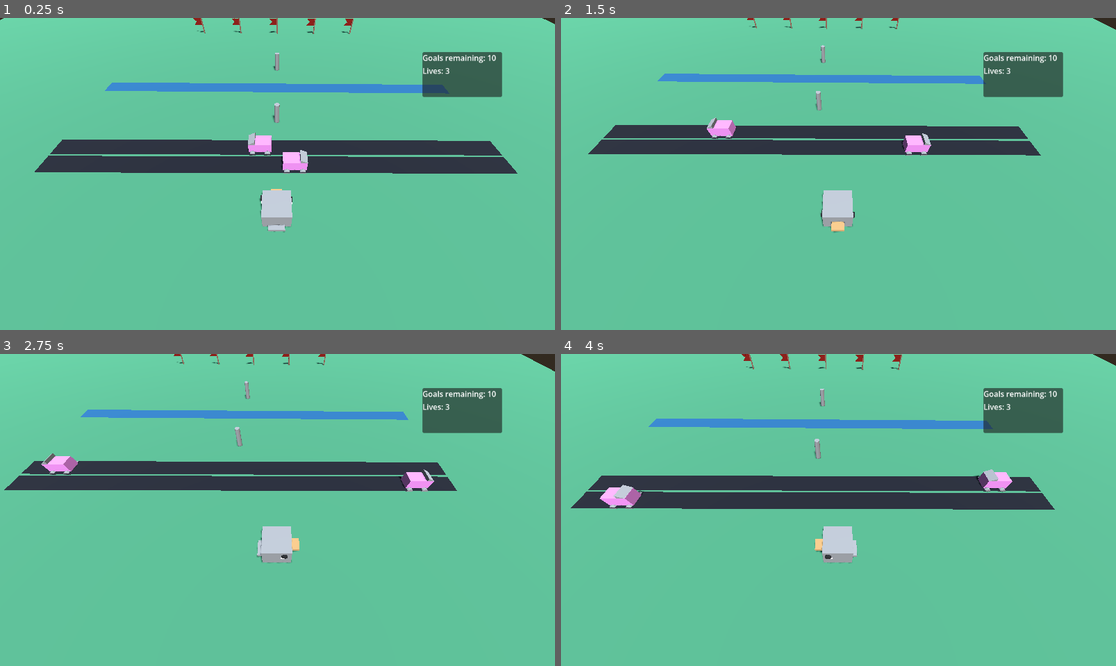
Above: before the commit, frames 1-4 (two rows, left to right).
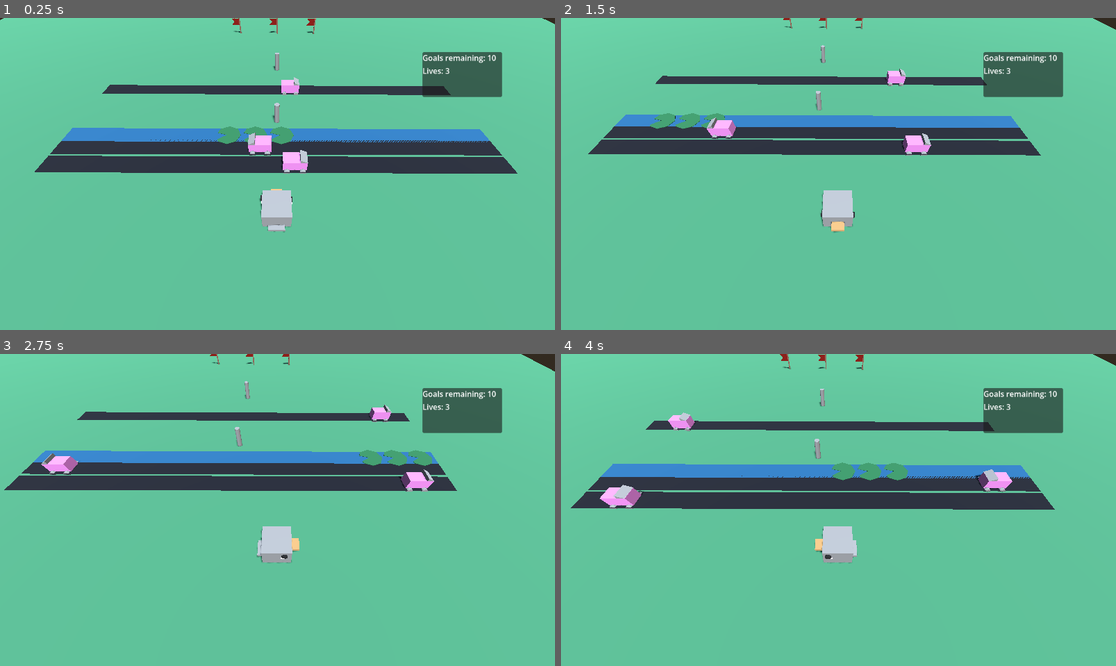
Above: after the commit, the same moments.

Repository: chloedixon11/danger-dodger
Game: Godot game, scene res://Main/Main.tscn
Same seed, same stepped clock (60 frames per second), same inputs: the game is played once before the commit and once after it.
Inputs:
- Up to frame 1 (0.25 s): no input
- Up to frame 2 (1.5 s): hold D (move_right) 0.53-1.28 s; hold S (move_down) from 1.28 s (still down)
- Up to frame 3 (2.75 s): release S (move_down) at 2.03 s; hold D (move_right) from 2.03 s (still down)
- Up to frame 4 (4 s): release D (move_right) at 2.78 s; hold W (move_up) 2.78-3.53 s; hold A (move_left) from 3.53 s (still down)

The runs differ from the first frame. In frame 1, 5.3% of the frame differs, in the area x 11-89%, y 0-41%; in frame 2, 4.6%; in frame 3, 4.6%; in frame 4, 5.3%, in the area x 7-85%, y 0-41%.

Commit message:
funny bug

Diff:
--- a/Code/Duck/Duck.gd
+++ b/Code/Duck/Duck.gd
@@ -9,6 +9,8 @@
 
 var level: Level
 
+#var is_riding: bool = false
+var riding: Vessel = null
 var leap_distance: float = 1.0
 var weight: float = 1.0
 var weight_speed: float = 5.0
@@ -72,6 +74,9 @@
 	else:
 		position = lerp(current_spot, next_spot, weight)
 
+	if riding != null:
+		position += riding.position
+
 
 func update_lives(delta_lives: int):
 	lives += delta_lives
@@ -99,6 +104,12 @@
 		print(lives)
 
 	if other_area is Waterway:
-		update_lives(-1)
-		respawn()
-		print("Drowned!")
+		if riding == null:
+			update_lives(-1)
+			respawn()
+			print("Drowned!")
+
+	if other_area is Vessel:
+		print("Taking a ride")
+		if riding == null:
+			riding = other_area
--- a/Code/Duck/Duck.tscn
+++ b/Code/Duck/Duck.tscn
@@ -35,6 +35,7 @@
 [node name="Duck" type="Area3D" unique_id=1158991918]
 transform = Transform3D(-0.9999951, 0, -0.00313535, 0, 1, 0, 0.00313535, 0, -0.9999951, 0, 0, 0)
 script = ExtResource("1_lm42s")
+lives = null
 
 [node name="Collider" type="CollisionShape3D" parent="." unique_id=431627853]
 transform = Transform3D(1, 0, 0, 0, 1, 0, 0, 0, 1, 0, 0.42274475, 0)
--- a/Code/Lane/Lane.gd
+++ b/Code/Lane/Lane.gd
@@ -1,11 +1,4 @@
-extends Node3D
+extends Area3D
 class_name Lane
 
-# Called when the node enters the scene tree for the first time.
-func _ready() -> void:
-	pass # Replace with function body.
-
-
-# Called every frame. 'delta' is the elapsed time since the previous frame.
-func _process(delta: float) -> void:
-	pass
+var speed_limit: float = 4.4
--- /dev/null
+++ b/Code/Lane/Road/Road.gd
@@ -0,0 +1,12 @@
+extends Lane
+class_name Road
+
+
+# Called when the node enters the scene tree for the first time.
+func _ready() -> void:
+	pass # Replace with function body.
+
+
+# Called every frame. 'delta' is the elapsed time since the previous frame.
+func _process(delta: float) -> void:
+	pass
--- a/Code/Lane/Lane.tscn
+++ b/Code/Lane/Road/Road.tscn
@@ -1,6 +1,6 @@
 [gd_scene format=3 uid="uid://berl535au27hs"]
 
-[ext_resource type="Script" uid="uid://bj8g6bnqfxidb" path="res://Lane/Lane.gd" id="1_ah24w"]
+[ext_resource type="Script" uid="uid://bvynub6uj26s2" path="res://Lane/Road/Road.gd" id="1_r8ekw"]
 
 [sub_resource type="StandardMaterial3D" id="StandardMaterial3D_ps1la"]
 albedo_color = Color(0.092774056, 0.10028241, 0.13315248, 1)
@@ -8,8 +8,8 @@
 [sub_resource type="PlaneMesh" id="PlaneMesh_rawk2"]
 size = Vector2(0.9, 20)
 
-[node name="Lane" type="Node3D" unique_id=1649162153]
-script = ExtResource("1_ah24w")
+[node name="Road" type="Area3D" unique_id=908754949]
+script = ExtResource("1_r8ekw")
 
 [node name="MeshInstance3D" type="MeshInstance3D" parent="." unique_id=1361909523]
 transform = Transform3D(1, 0, 0, 0, 1, 0, 0, 0, 1, 0, 0.08267319, 0)
--- /dev/null
+++ b/Code/Lane/Waterway/Waterway.gd
@@ -0,0 +1,2 @@
+extends Lane
+class_name Waterway
--- a/Code/Waterway/Waterway.tscn
+++ b/Code/Lane/Waterway/Waterway.tscn
@@ -1,6 +1,6 @@
 [gd_scene format=3 uid="uid://cwqeu7k1fculu"]
 
-[ext_resource type="Script" uid="uid://cwqtxrrs1h1rr" path="res://Waterway/Waterway.gd" id="1_j7ye3"]
+[ext_resource type="Script" uid="uid://cwqtxrrs1h1rr" path="res://Lane/Waterway/Waterway.gd" id="1_j7ye3"]
 
 [sub_resource type="StandardMaterial3D" id="StandardMaterial3D_gpvle"]
 albedo_color = Color(0.13601726, 0.3627009, 0.5285702, 1)
@@ -9,7 +9,7 @@
 size = Vector2(0.9, 20)
 
 [sub_resource type="BoxShape3D" id="BoxShape3D_rawk2"]
-size = Vector3(0.9, 0.2, 20)
+size = Vector3(0.31220704, 0.2, 20)
 
 [node name="Waterway" type="Area3D" unique_id=1862011274]
 script = ExtResource("1_j7ye3")
@@ -20,4 +20,5 @@
 mesh = SubResource("PlaneMesh_r4gf5")
 
 [node name="CollisionShape3D" type="CollisionShape3D" parent="." unique_id=970591471]
+transform = Transform3D(1, 0, 0, 0, 1, 0, 0, 0, 1, -0.0072754025, 0, 0)
 shape = SubResource("BoxShape3D_rawk2")
--- a/Code/Levels/SkyWorld.tscn
+++ b/Code/Levels/SkyWorld.tscn
@@ -2,7 +2,7 @@
 
 [ext_resource type="Script" uid="uid://d3d2r0u0p7bod" path="res://Levels/Level.gd" id="1_g4bax"]
 [ext_resource type="PackedScene" uid="uid://c4v0peqkg130j" path="res://Goal/Goal.tscn" id="2_e4jwm"]
-[ext_resource type="PackedScene" uid="uid://berl535au27hs" path="res://Lane/Lane.tscn" id="3_612c4"]
+[ext_resource type="PackedScene" uid="uid://berl535au27hs" path="res://Lane/Road/Road.tscn" id="3_612c4"]
 [ext_resource type="PackedScene" uid="uid://d10bdq3u7df63" path="res://Vehicle/Vehicle.tscn" id="4_s5kmm"]
 [ext_resource type="PackedScene" uid="uid://bimiowbq37tmt" path="res://Duck/Duck.tscn" id="5_u6y4n"]
 
--- a/Code/Levels/TrafficTime.tscn
+++ b/Code/Levels/TrafficTime.tscn
@@ -2,10 +2,10 @@
 
 [ext_resource type="PackedScene" uid="uid://c4v0peqkg130j" path="res://Goal/Goal.tscn" id="1_48gxu"]
 [ext_resource type="Script" uid="uid://d3d2r0u0p7bod" path="res://Levels/Level.gd" id="1_tgin1"]
-[ext_resource type="PackedScene" uid="uid://berl535au27hs" path="res://Lane/Lane.tscn" id="2_de4at"]
+[ext_resource type="PackedScene" uid="uid://berl535au27hs" path="res://Lane/Road/Road.tscn" id="2_de4at"]
 [ext_resource type="PackedScene" uid="uid://d10bdq3u7df63" path="res://Vehicle/Vehicle.tscn" id="3_tgin1"]
 [ext_resource type="PackedScene" uid="uid://bimiowbq37tmt" path="res://Duck/Duck.tscn" id="4_de4at"]
-[ext_resource type="PackedScene" uid="uid://cwqeu7k1fculu" path="res://Waterway/Waterway.tscn" id="5_ye6de"]
+[ext_resource type="PackedScene" uid="uid://cwqeu7k1fculu" path="res://Lane/Waterway/Waterway.tscn" id="5_ye6de"]
 
 [sub_resource type="ProceduralSkyMaterial" id="ProceduralSkyMaterial_ye6de"]
 sky_horizon_color = Color(0.66224277, 0.6717428, 0.6867428, 1)
--- a/Code/Levels/WaterWorld.tscn
+++ b/Code/Levels/WaterWorld.tscn
@@ -2,9 +2,11 @@
 
 [ext_resource type="Script" uid="uid://d3d2r0u0p7bod" path="res://Levels/Level.gd" id="1_5yycp"]
 [ext_resource type="PackedScene" uid="uid://c4v0peqkg130j" path="res://Goal/Goal.tscn" id="1_rwfof"]
-[ext_resource type="PackedScene" uid="uid://berl535au27hs" path="res://Lane/Lane.tscn" id="2_5yycp"]
+[ext_resource type="PackedScene" uid="uid://berl535au27hs" path="res://Lane/Road/Road.tscn" id="2_5yycp"]
 [ext_resource type="PackedScene" uid="uid://d10bdq3u7df63" path="res://Vehicle/Vehicle.tscn" id="3_7touw"]
 [ext_resource type="PackedScene" uid="uid://bimiowbq37tmt" path="res://Duck/Duck.tscn" id="4_3qy7e"]
+[ext_resource type="PackedScene" uid="uid://cwqeu7k1fculu" path="res://Lane/Waterway/Waterway.tscn" id="6_3qy7e"]
+[ext_resource type="PackedScene" uid="uid://cvgoojbjmr2qo" path="res://Vessel/Vessel.tscn" id="7_usc3h"]
 
 [sub_resource type="ProceduralSkyMaterial" id="ProceduralSkyMaterial_usc3h"]
 sky_horizon_color = Color(0.66224277, 0.6717428, 0.6867428, 1)
@@ -88,3 +90,9 @@
 
 [node name="Camera3D" type="Camera3D" parent="Duck/Rig" unique_id=1730913351]
 transform = Transform3D(-0.9999874, 0, 0.00501598, 0, 1, 0, -0.00501598, 0, -0.9999874, 0.014142856, -2.9802322e-08, -8.473373)
+
+[node name="Waterway" parent="." unique_id=1862011274 instance=ExtResource("6_3qy7e")]
+transform = Transform3D(-4.371139e-08, 0, -1, 0, 1, 0, 1, 0, -4.371139e-08, 0, 0, -4)
+
+[node name="Vessel" parent="Waterway" unique_id=944421107 instance=ExtResource("7_usc3h")]
+transform = Transform3D(-4.371139e-08, 0, -1, 0, 1, 0, 1, 0, -4.371139e-08, 0, 0, 0)
--- a/Code/Main/Main.gd
+++ b/Code/Main/Main.gd
@@ -7,7 +7,7 @@
 
 @onready var pause_menu: PauseMenu = $PauseMenu
 
-var levels: Array[PackedScene] = [TRAFFIC_TIME, WATER_WORLD, SKY_WORLD]
+var levels: Array[PackedScene] = [WATER_WORLD, TRAFFIC_TIME, SKY_WORLD]
 var current_level = -1
 var level: Level = null
 
--- /dev/null
+++ b/Code/Vessel/Vessel.gd
@@ -0,0 +1,15 @@
+extends Area3D
+class_name Vessel
+
+var speed: float = 3.0
+
+var kill_distance: float = 10.0
+
+func _ready() -> void:
+	speed = get_parent().speed_limit
+
+# Called every frame. 'delta' is the elapsed time since the previous frame.
+func _process(delta: float) -> void:
+	position.z += speed * delta
+	if position.z > kill_distance:
+		position.z = -kill_distance
--- /dev/null
+++ b/Code/Vessel/Vessel.tscn
@@ -0,0 +1,65 @@
+[gd_scene format=3 uid="uid://cvgoojbjmr2qo"]
+
+[ext_resource type="Script" uid="uid://cu1c8g45b7fqm" path="res://Vessel/Vessel.gd" id="1_fywir"]
+
+[sub_resource type="PlaceholderMesh" id="PlaceholderMesh_s2nsp"]
+
+[sub_resource type="StandardMaterial3D" id="StandardMaterial3D_n85f5"]
+albedo_color = Color(0.17612255, 0.43648446, 0.2812329, 1)
+
+[sub_resource type="StandardMaterial3D" id="StandardMaterial3D_fywir"]
+albedo_color = Color(0.25935832, 0.6614842, 0.33838058, 1)
+
+[sub_resource type="PrismMesh" id="PrismMesh_rawk2"]
+size = Vector3(0.6, 0.6, 0.3)
+
+[sub_resource type="BoxShape3D" id="BoxShape3D_rckyl"]
+size = Vector3(3.8, 0.36084765, 1)
+
+[node name="Node3D" type="Area3D" unique_id=2030516887]
+script = ExtResource("1_fywir")
+
+[node name="MeshInstance3D" type="MeshInstance3D" parent="." unique_id=405596471]
+mesh = SubResource("PlaceholderMesh_s2nsp")
+
+[node name="LilyPads" type="CSGCombiner3D" parent="MeshInstance3D" unique_id=688480893]
+transform = Transform3D(1, 0, -6.519258e-09, 1.4901161e-08, 1, 0, -6.519258e-09, 0, 1, 0, 0.016914979, 7.450581e-09)
+material_override = SubResource("StandardMaterial3D_n85f5")
+use_collision = true
+
+[node name="CSGCylinder3D" type="CSGCylinder3D" parent="MeshInstance3D/LilyPads" unique_id=1577211110]
+transform = Transform3D(1, 0, 0, 6.3331016e-25, 1, 0, 0, 0, 1, -0.040706396, 0.01380913, -0.014947053)
+material_override = SubResource("StandardMaterial3D_fywir")
+radius = 0.5961914
+height = 0.13879395
+
+[node name="CSGMesh3D" type="CSGMesh3D" parent="MeshInstance3D/LilyPads" unique_id=1675377848]
+transform = Transform3D(-0.15652674, -0.98610616, -0.05562525, -0.0506365, -0.048233286, 0.99755174, -0.9863748, 0.1589602, -0.042383168, 0.32636786, -0.007553299, -0.05780274)
+operation = 2
+mesh = SubResource("PrismMesh_rawk2")
+
+[node name="CSGCylinder3D2" type="CSGCylinder3D" parent="MeshInstance3D/LilyPads" unique_id=1372524853]
+transform = Transform3D(1, 0, 0, 6.3331016e-25, 1, 0, 0, 0, 1, 1.2168932, 0.013809111, -0.014947045)
+material_override = SubResource("StandardMaterial3D_fywir")
+radius = 0.5961914
+height = 0.13879395
+
+[node name="CSGMesh3D2" type="CSGMesh3D" parent="MeshInstance3D/LilyPads" unique_id=1082613134]
+transform = Transform3D(-0.15652674, -0.98610616, -0.05562525, -0.0506365, -0.048233286, 0.99755174, -0.9863748, 0.1589602, -0.042383168, 1.5839674, -0.0075533176, -0.057802733)
+operation = 2
+mesh = SubResource("PrismMesh_rawk2")
+
+[node name="CSGCylinder3D3" type="CSGCylinder3D" parent="MeshInstance3D/LilyPads" unique_id=378495702]
+transform = Transform3D(1, 0, 0, 6.3331016e-25, 1, 0, 0, 0, 1, -1.3056309, 0.013809148, -0.014947061)
+material_override = SubResource("StandardMaterial3D_fywir")
+radius = 0.5961914
+height = 0.13879395
+
+[node name="CSGMesh3D3" type="CSGMesh3D" parent="MeshInstance3D/LilyPads" unique_id=2020773181]
+transform = Transform3D(-0.15652674, -0.98610616, -0.05562525, -0.0506365, -0.048233286, 0.99755174, -0.9863748, 0.1589602, -0.042383168, -0.9385567, -0.0075532803, -0.05780275)
+operation = 2
+mesh = SubResource("PrismMesh_rawk2")
+
+[node name="CollisionShape3D" type="CollisionShape3D" parent="." unique_id=1750401194]
+transform = Transform3D(1, 0, 0, 0, 1, 0, 0, 0, 1, -0.05419922, -0.007541746, 0)
+shape = SubResource("BoxShape3D_rckyl")
--- a/Code/Waterway/Waterway.gd
+++ /dev/null
@@ -1,4 +0,0 @@
-extends Area3D
-class_name Waterway
-
-var speed_limit = 2
Not shown, added: Code/Lane/Road/Road.gd.uid
Renamed: Code/Waterway/Waterway.gd.uid -> Code/Lane/Waterway/Waterway.gd.uid
Not shown, added: Code/Vessel/Vessel.gd.uid
